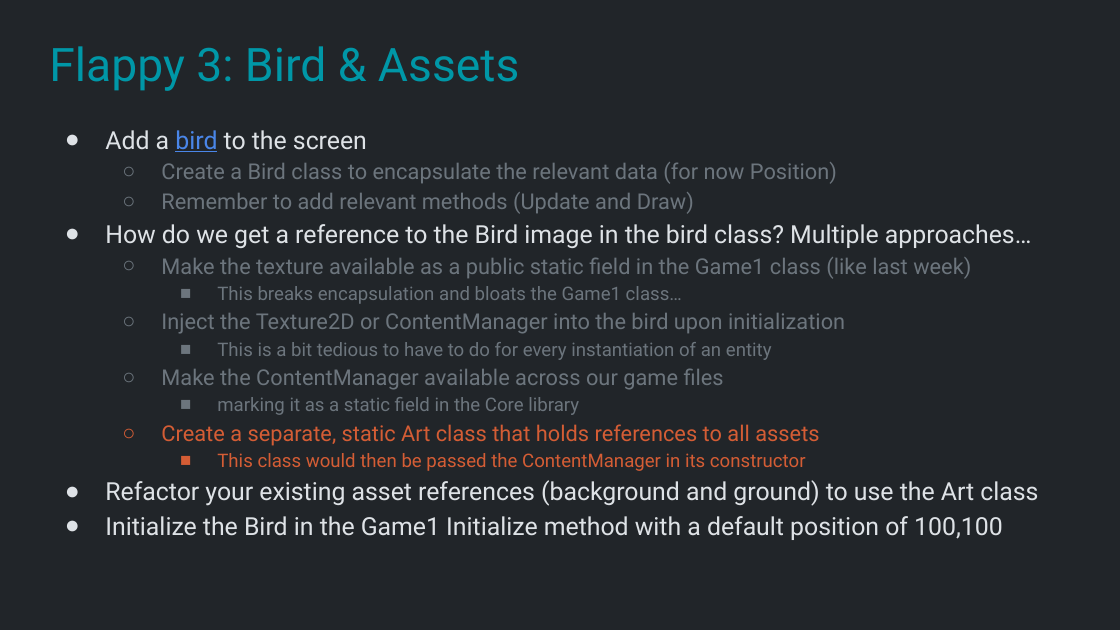
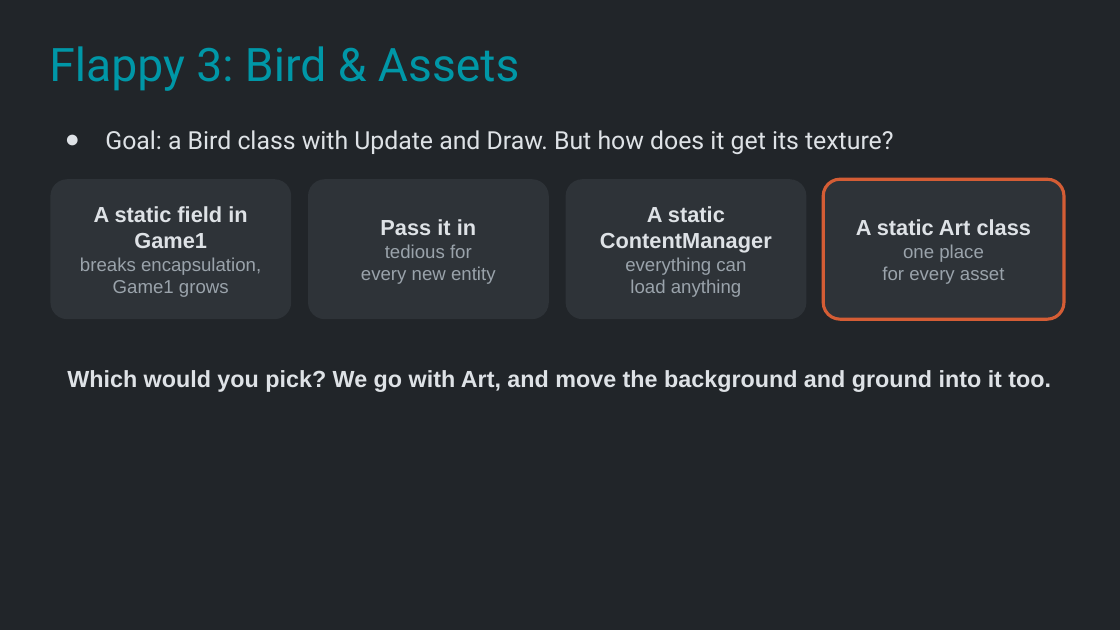
Before and after one commit to Metamate/gar, a slide deck: slide 18 of slides/02 Flappy Bird.pptx. Drawn at 1120x630 pixels with LibreOffice and Linux fonts; fonts in the diff are those of the drawing. Boxes give left, top, right and bottom in pixels: in the first picture for what was removed or moved away, otherwise in the second. Text is boxed around its words. In the diff, an @@ line names an element or a change of style, - is before the commit and + after.

```diff
--- a/slides/02 Flappy Bird.pptx
+++ b/slides/02 Flappy Bird.pptx
@@ text at <box>105,130,893,154</box>: text changed; size 14 to 16 pt; text colour #6C757D to #DEE2E6 @@
-● Add a bird to the screen
-  ○ Create a Bird class to encapsulate the relevant data (for now Position)
-  ○ Remember to add relevant methods (Update and Draw)
-● How do we get a reference to the Bird image in the bird class? Multiple approaches…
-  ○ Make the texture available as a public static field in the Game1 class (like last week)
-    ■ This breaks encapsulation and bloats the Game1 class…
-  ○ Inject the Texture2D or ContentManager into the bird upon initialization
-    ■ This is a bit tedious to have to do for every instantiation of an entity
-  ○ Make the ContentManager available across our game files
-    ■ marking it as a static field in the Core library
-  ○ Create a separate, static Art class that holds references to all assets
-    ■ This class would then be passed the ContentManager in its constructor
-● Refactor your existing asset references (background and ground) to use the Art class
-● Initialize the Bird in the Game1 Initialize method with a default position of 100,100
+● Goal: a Bird class with Update and Draw. But how does it get its texture?
@@ rounded rectangle added at <box>50,179,291,319</box>, fill #2E3338, 12 pt, text #9AA3AB @@
+A static field in Game1
+breaks encapsulation,
+Game1 grows
@@ rounded rectangle added at <box>308,179,549,319</box>, fill #2E3338, 12 pt, text #9AA3AB @@
+Pass it in
+tedious for
+every new entity
@@ rounded rectangle added at <box>566,179,806,319</box>, fill #2E3338, 12 pt, text #9AA3AB @@
+A static ContentManager
+everything can
+load anything
@@ rounded rectangle added at <box>823,179,1064,319</box>, fill #2E3338, outline #D45D35 2 pt, 12 pt, text #9AA3AB @@
+A static Art class
+one place
+for every asset
@@ text added at <box>67,370,1051,392</box>, 15 pt, text #DEE2E6, bold @@
+Which would you pick? We go with Art, and move the background and ground into it too.
```
Also in this commit, not shown: 12 other slides changed, 2 slides added, 1 slide removed, 1 other file.
